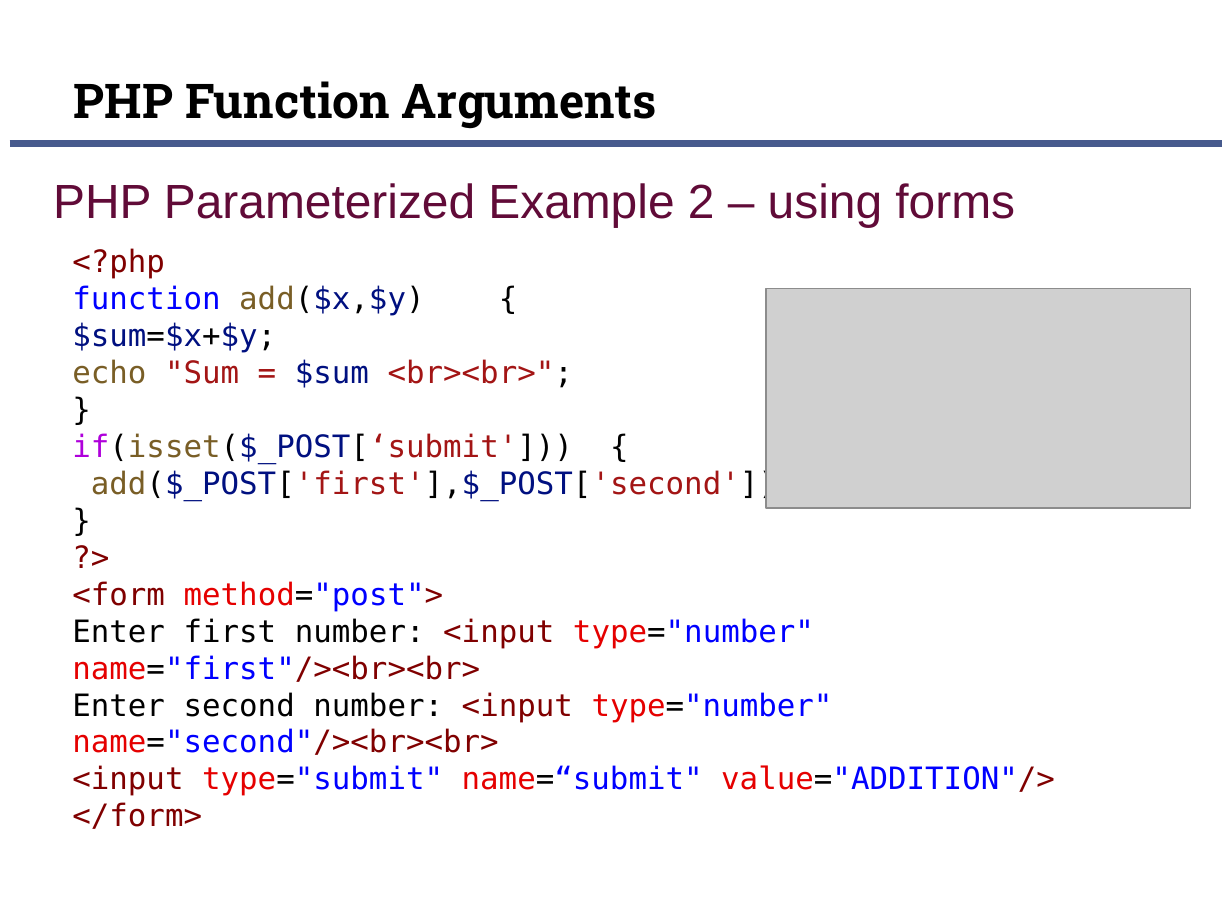
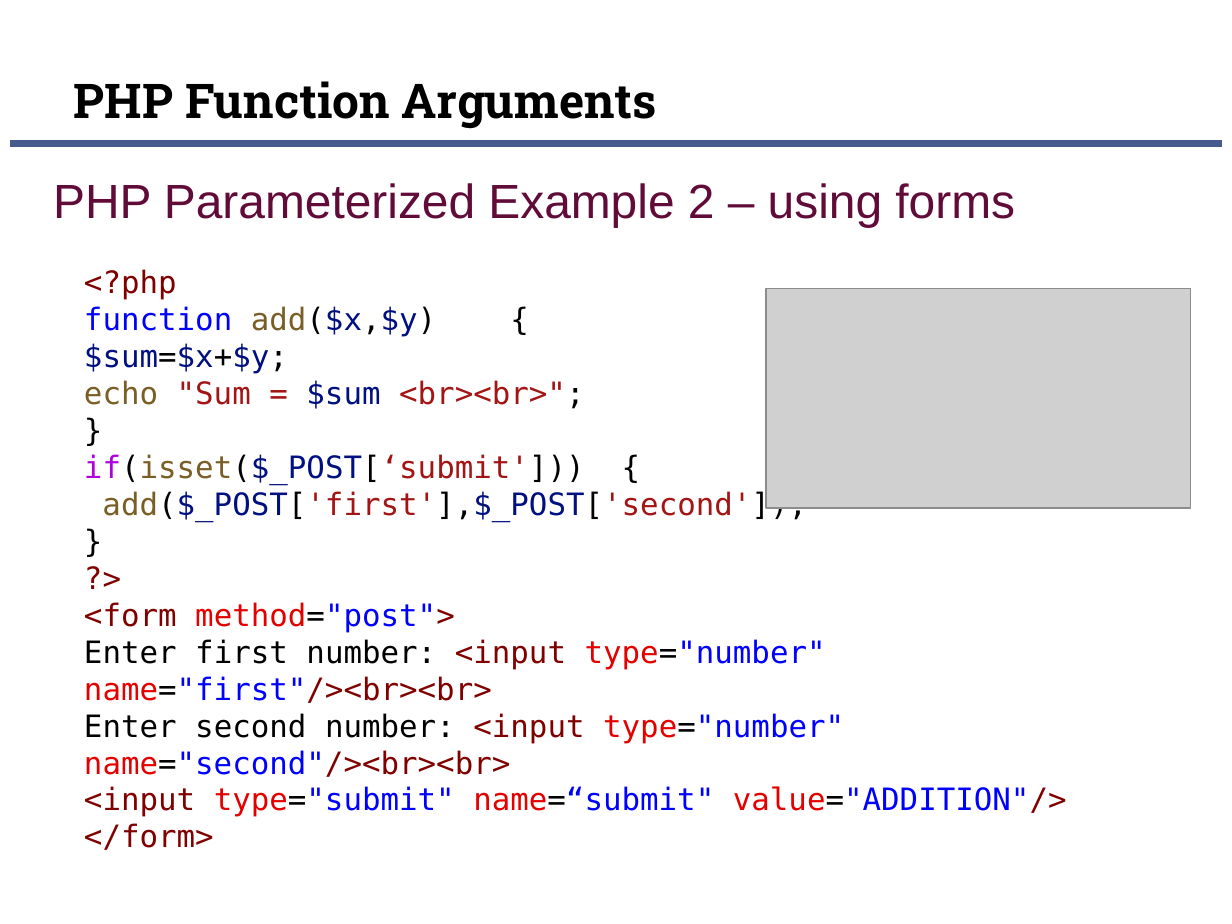
Before and after one commit to suniljeevan/WEBTECHNOLOGY, a slide deck: slide 53 of Class Materials/PPT/Module 3A PHP.pptx. Drawn at 1232x924 pixels with LibreOffice and Linux fonts; fonts in the diff are those of the drawing; grey boxes stand for pictures; background and template pictures are left out. Boxes give left, top, right and bottom in pixels: in the first picture for what was removed or moved away, otherwise in the second. Text is boxed around its words. In the diff, an @@ line names an element or a change of style, - is before the commit and + after.

```diff
--- a/Class Materials/PPT/Module 3A PHP.pptx
+++ b/Class Materials/PPT/Module 3A PHP.pptx
@@ text "<?php": place and size @@
-text "<?php" at <box>72,248,1055,829</box>
+text "<?php" at <box>84,269,1067,850</box>
```
Also in this commit, not shown: 2 other files.
